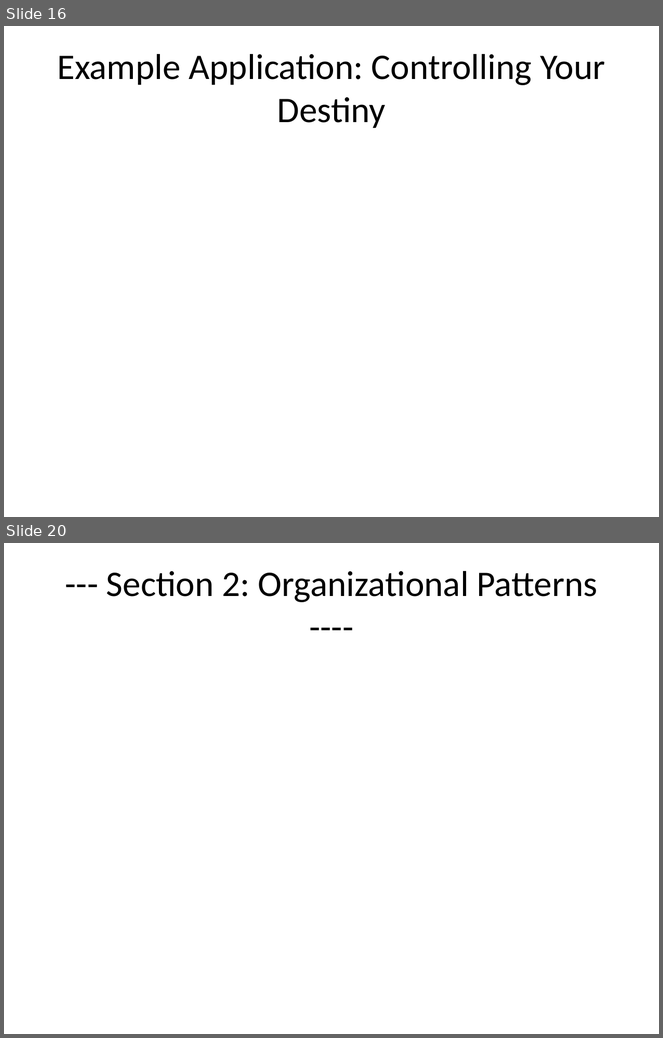
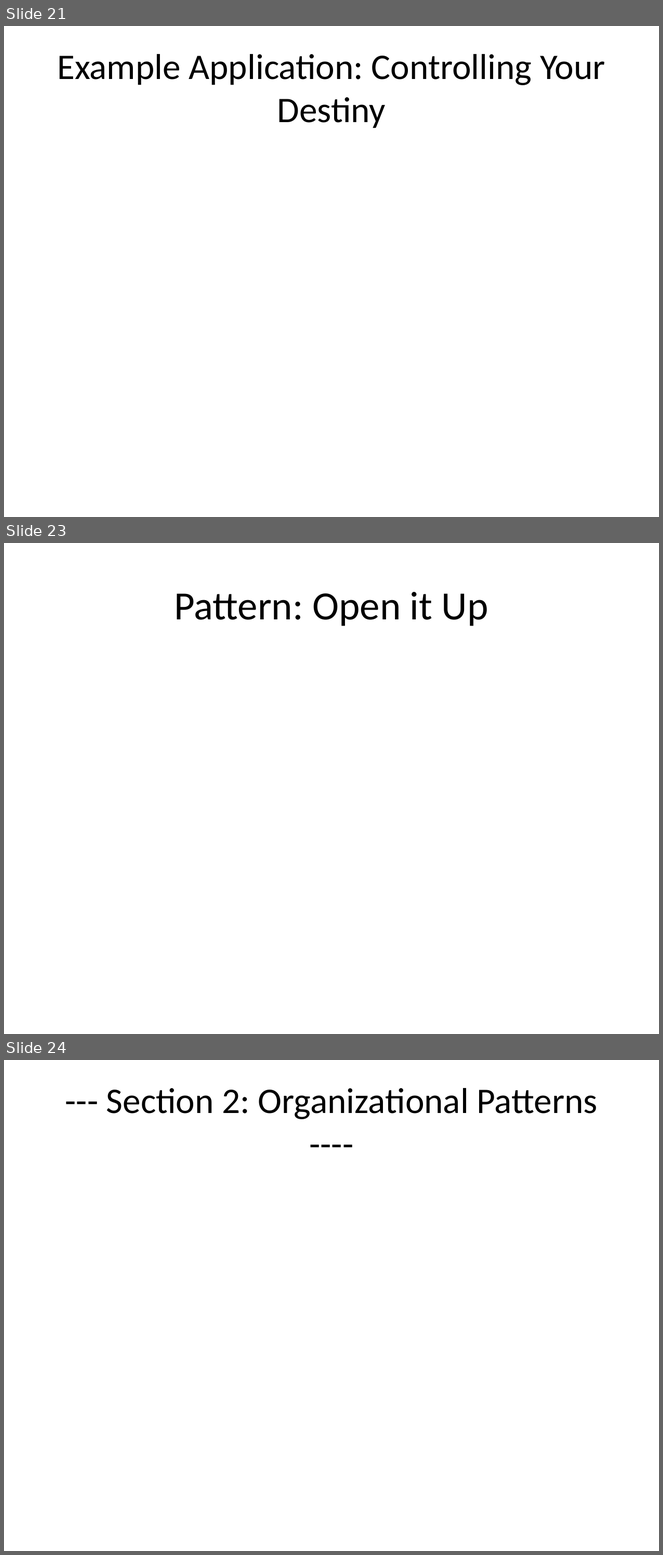
Before and after one commit to danielsomerfield/dev-nexus-presentation, a slide deck: deck/Dev Nexus Presentation.pptx. Shown one above the other, each under a label of ours: slides 16 and 20 before the commit, slides 21, 23 and 24 after it; the slides between them are not shown. The pictures are 663x1038 and 663x1555 pixels, drawn with LibreOffice and Linux fonts; fonts in the diff are those of the drawing. Boxes give left, top, right and bottom in pixels: in the first picture for what was removed or moved away, otherwise in the second. Text is boxed around its words. In the diff, an @@ line names an element or a change of style, - is before the commit and + after.

```diff
--- a/deck/Dev Nexus Presentation.pptx
+++ b/deck/Dev Nexus Presentation.pptx
@@ slide 23 added at (x1=4, y1=543, x2=659, y2=1034), background #FFFFFF @@
@@ title added at (x1=175, y1=592, x2=489, y2=626), 44 pt, text #000000 @@
+Pattern: Open it Up
@@ what was slide 16 is now slide 21 @@
@@ what was slide 20 is now slide 24 @@
```
Also in this commit, not shown: 5 slides changed, 3 other slides added, 5 other files.
